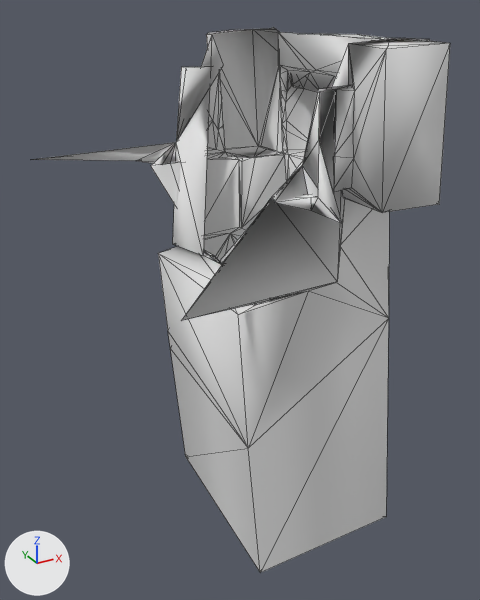
The OBJ model src/main/resources/assets/kn8/meshes/kikoru/leg_right.obj as it was, and as the next commit left it.
The view is the same before and after, from a 50 mm lens placed at (-0.178, -0.418, 0.875), pointed at (0.054, 0.004, 0.664). The lights are fixed; the arrows at lower left show +X, +Y and +Z. The first picture is the older version. Mesh edges are drawn as thin lines. Where no turn or scale is listed for an object, it has been applied to the vertices. Vertices at exactly the same position are counted once.

The first picture shows 'leg_right'.
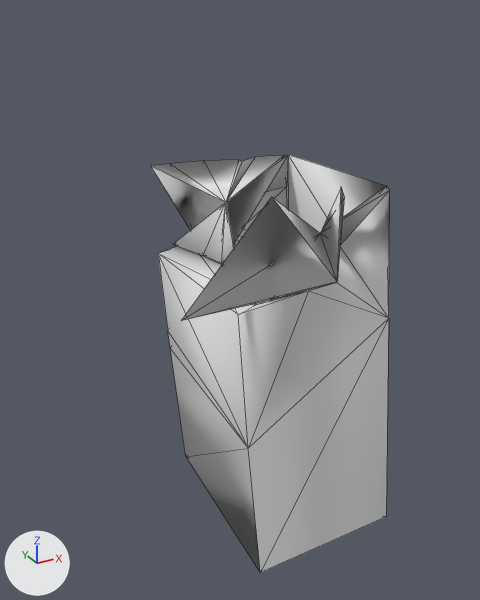
The edits, one by one:
me_leg_right is used by ob_leg_right; location (0.0, 0.0, 0.0).
me_leg_right had 208 vertices, 405 faces and spanned x -0.078..0.165, y -0.128..0.099, z 0.367..0.861.
me_leg_right now has 64 vertices, 124 faces and spans x -0.034..0.165, y -0.082..0.058, z 0.367..0.771.
Part 1, on me_leg_right:
146 vertices are removed from x -0.078..0.157, y -0.128..0.099, z 0.762..0.861.
306 faces are deleted.
2 vertices are added at (0.06, 0.037, 0.734), (0.068, -0.08, 0.741).
25 new faces join them.
Other edits to the shape of me_leg_right do not show in these pictures.

What differs and where, as boxes [x1, y1, x2, y2] in the pictures (480 x 600 px):
'leg_right', reshaped (43% narrower, 23% shorter)
    before: [31, 27, 450, 573]
    after: [151, 155, 390, 573]
part 1 of me_leg_right, cut back
    before: [31, 27, 450, 282]
    after: [151, 155, 389, 282]
